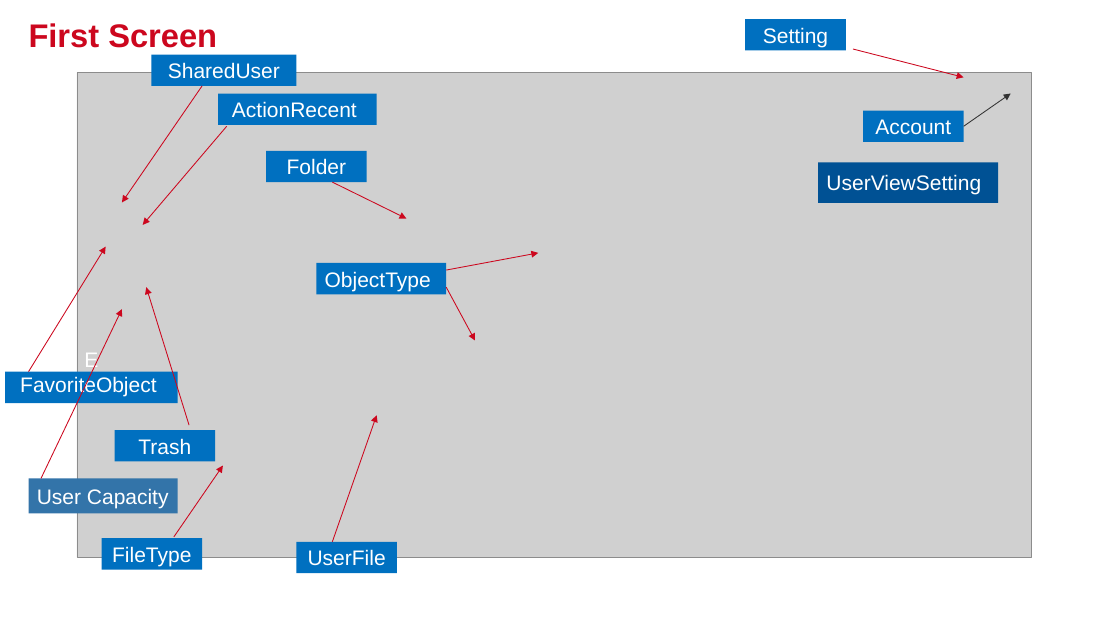
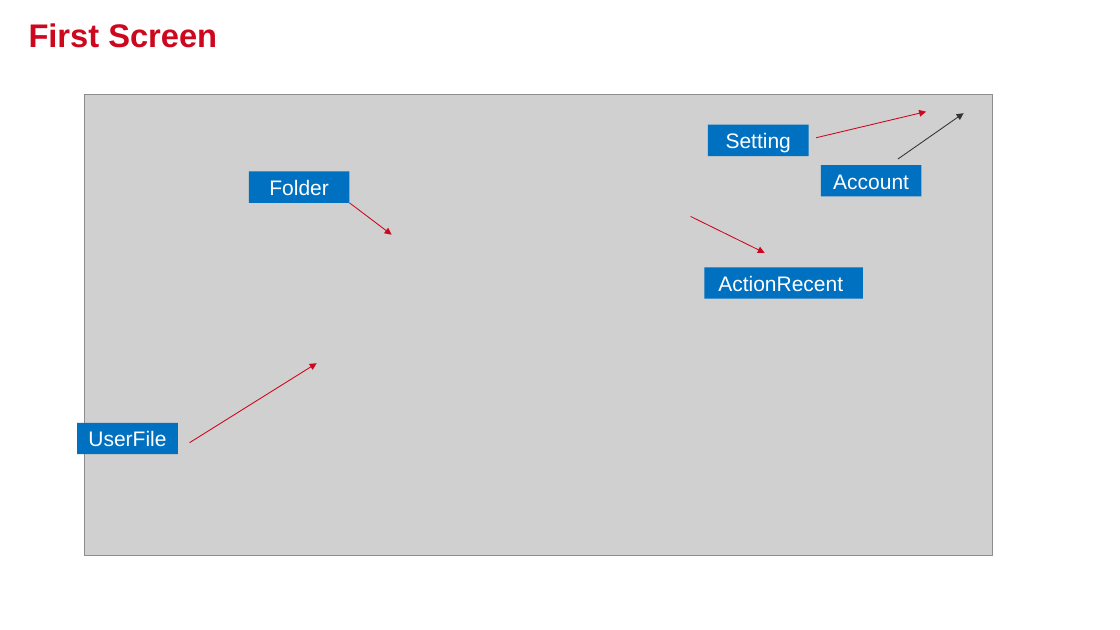
Before and after one commit to budukhcmut/YPP4-document, a slide deck: slide 4 of 001_SQL/Document/Presentation1.pptx. Drawn at 1120x630 pixels with LibreOffice and Linux fonts; fonts in the diff are those of the drawing; grey boxes stand for pictures; background and template pictures are left out. Boxes give left, top, right and bottom in pixels: in the first picture for what was removed or moved away, otherwise in the second. Text is boxed around its words. In the diff, an @@ line names an element or a change of style, - is before the commit and + after.

```diff
--- a/001_SQL/Document/Presentation1.pptx
+++ b/001_SQL/Document/Presentation1.pptx
@@ rectangle removed at box(151, 55, 296, 86) @@
-SharedUser
@@ arrow removed from (202, 86) to (122, 202) @@
@@ picture: place and size @@
-picture at box(77, 72, 1033, 557)
+picture at box(84, 94, 992, 555)
@@ arrow moved from (853, 49) - (964, 77) to (817, 138) - (927, 112) @@
@@ arrow moved from (964, 126) - (1011, 93) to (898, 159) - (964, 113) @@
@@ arrow removed from (227, 126) to (143, 225) @@
@@ rectangle "Setting": place and size @@
-rectangle "Setting" at box(745, 19, 846, 50)
+rectangle "Setting" at box(708, 124, 809, 155)
@@ rectangle "Folder": place and size @@
-rectangle "Folder" at box(266, 150, 367, 181)
+rectangle "Folder" at box(249, 171, 350, 202)
@@ rectangle removed at box(818, 162, 998, 202) @@
-UserViewSetting
@@ rectangle "Account": place and size @@
-rectangle "Account" at box(863, 111, 964, 142)
+rectangle "Account" at box(821, 165, 922, 196)
@@ arrow added from (350, 202) to (392, 234), #CC071E 0.75 pt @@
@@ arrow moved from (333, 182) - (407, 218) to (691, 217) - (765, 253) @@
@@ arrow removed from (29, 371) to (106, 247) @@
@@ rectangle removed at box(317, 263, 447, 294) @@
-ObjectType
@@ arrow removed from (446, 271) to (539, 253) @@
@@ rectangle "ActionRecent": place and size @@
-rectangle "ActionRecent" at box(218, 93, 377, 124)
+rectangle "ActionRecent" at box(705, 267, 864, 298)
@@ arrow removed from (189, 425) to (146, 287) @@
@@ arrow removed from (446, 287) to (475, 340) @@
@@ rectangle removed at box(5, 371, 177, 402) @@
-E FavoriteObject
@@ arrow moved from (41, 479) - (122, 309) to (190, 443) - (317, 363) @@
@@ arrow removed from (333, 542) to (376, 415) @@
@@ rectangle "UserFile": place and size @@
-rectangle "UserFile" at box(297, 542, 397, 573)
+rectangle "UserFile" at box(77, 423, 178, 454)
@@ rectangle removed at box(114, 430, 215, 461) @@
-Trash
@@ rectangle removed at box(29, 479, 177, 514) @@
-User Capacity
@@ arrow removed from (174, 537) to (223, 465) @@
@@ rectangle removed at box(102, 539, 202, 570) @@
-FileType
```
Also in this commit, not shown: 17 other slides changed.
